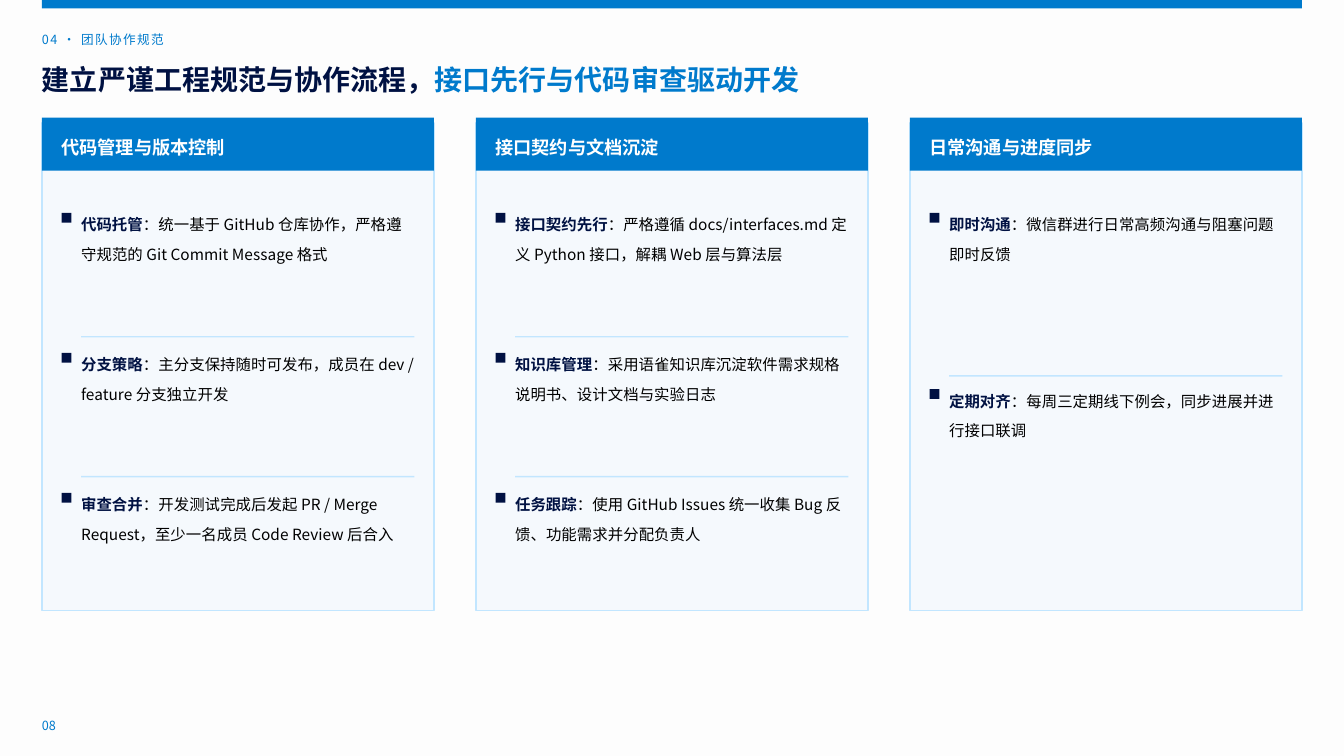
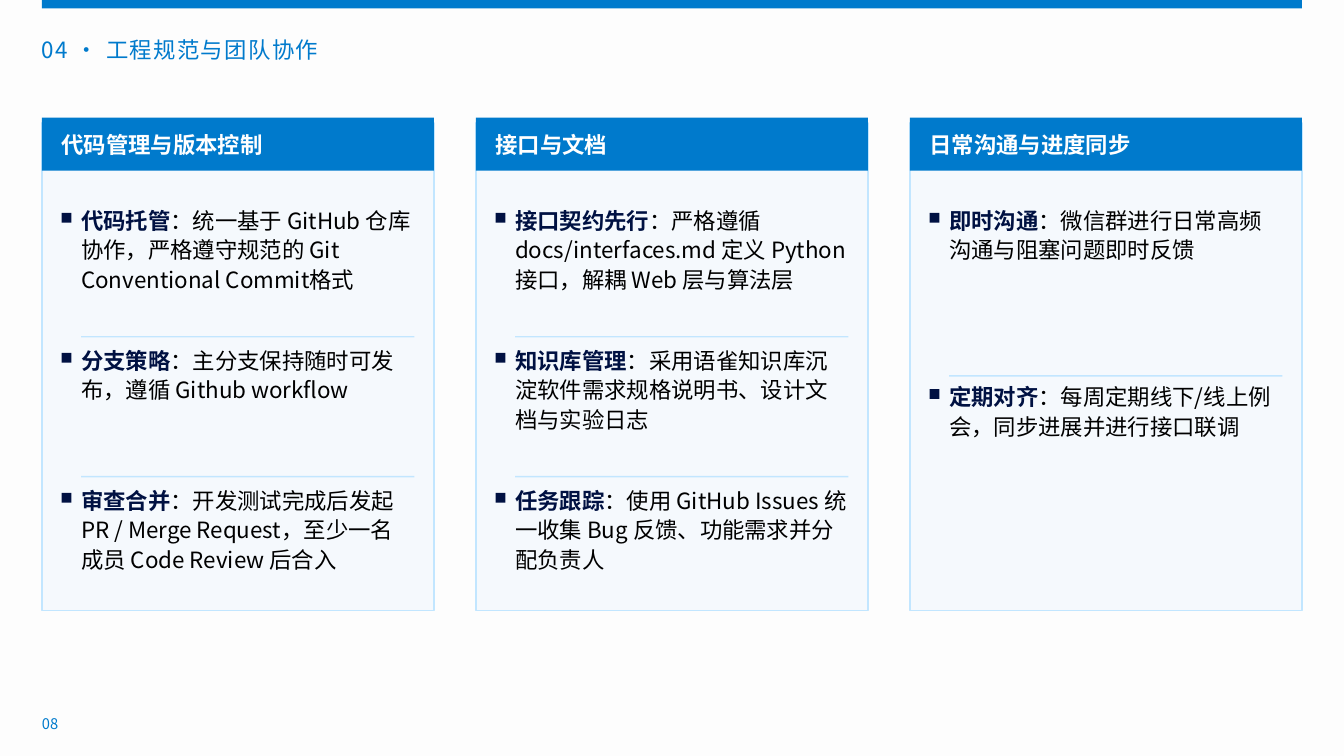
Before and after one commit to Chenyyyyyy666/ZJU-Software-Requirements-Engineering-Project, a slide deck: slide 8 of slides/proposal_ppt.pptx. Drawn at 1344x756 pixels with LibreOffice and Linux fonts; fonts in the diff are those of the drawing. Boxes give left, top, right and bottom in pixels: in the first picture for what was removed or moved away, otherwise in the second. Text is boxed around its words. In the diff, an @@ line names an element or a change of style, - is before the commit and + after.

Commit message:
docs(slides): 更新开题汇报 PPT 与导出 PDF

```diff
--- a/slides/proposal_ppt.pptx
+++ b/slides/proposal_ppt.pptx
@@ text at [42, 39, 318, 60]: text changed; size 9 to 16 pt @@
-04 · 团队协作规范
+04 · 工程规范与团队协作
@@ text removed at [42, 66, 799, 94] @@
-建立严谨工程规范与协作流程，接口先行与代码审查驱动开发
@@ text "代码管理与版本控制" at [62, 134, 263, 155]: size 13 to 16 pt @@
@@ text at [496, 134, 608, 155]: text changed; size 13 to 16 pt @@
-接口契约与文档沉淀
+接口与文档
@@ text "日常沟通与进度同步" at [930, 134, 1131, 155]: size 13 to 16 pt @@
@@ size 11 to 16 pt in 5 elements at [81, 490, 394, 570], [515, 210, 846, 291], [515, 350, 828, 430], [515, 490, 846, 570], [949, 210, 1262, 260] @@
@@ text at [81, 210, 411, 290]: text changed; size 11 to 16 pt @@
-代码托管：统一基于 GitHub 仓库协作，严格遵守规范的 Git Commit Message 格式
+代码托管：统一基于 GitHub 仓库协作，严格遵守规范的 Git Conventional Commit格式
@@ text at [81, 350, 394, 401]: text changed; size 11 to 16 pt @@
-分支策略：主分支保持随时可发布，成员在 dev / feature 分支独立开发
+分支策略：主分支保持随时可发布，遵循 Github workflow
@@ text at [949, 386, 1271, 438]: text changed; size 11 to 16 pt @@
-定期对齐：每周三定期线下例会，同步进展并进行接口联调
+定期对齐：每周定期线下/线上例会，同步进展并进行接口联调
@@ text "08" at [42, 718, 58, 729]: size 9 to 10.5 pt @@
```
Also in this commit, not shown: 8 other slides changed, 1 slide added, 1 slide removed, 1 other file.
